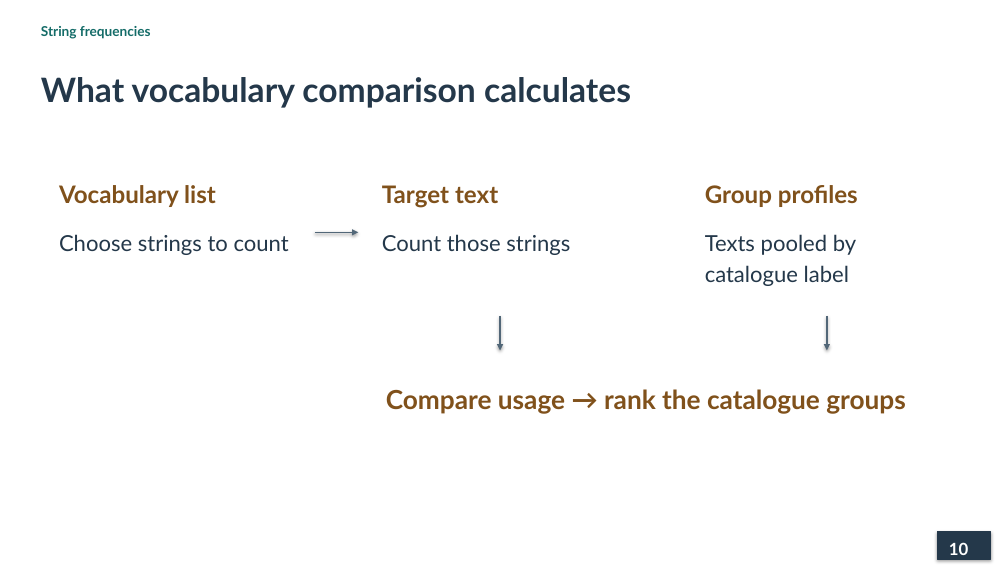
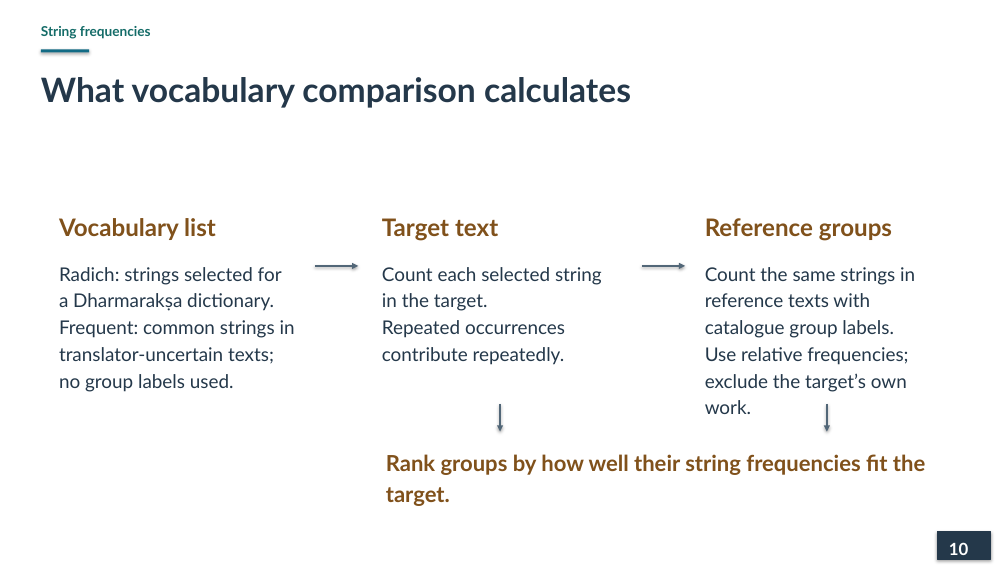
Before and after one commit to lopentu/cohort, a slide deck: slide 10 of docs/presentation/cohort-pnc-2026-main.pptx. Drawn at 1008x567 pixels with LibreOffice and Linux fonts; fonts in the diff are those of the drawing. Boxes give left, top, right and bottom in pixels: in the first picture for what was removed or moved away, otherwise in the second. Text is boxed around its words. In the diff, an @@ line names an element or a change of style, - is before the commit and + after.

Commit message:
Explain vocabulary selection and reference scoring on slide ten

```diff
--- a/docs/presentation/cohort-pnc-2026-main.pptx
+++ b/docs/presentation/cohort-pnc-2026-main.pptx
@@ rectangle added at bbox=[41, 49, 89, 52], fill #126B85 @@
@@ text at bbox=[705, 218, 892, 241]: text changed @@
-Group profiles
+Reference groups
@@ text at bbox=[59, 267, 295, 392]: text changed; size 21 to 18 pt @@
-Choose strings to count
+Radich: strings selected for a Dharmarakṣa dictionary.
+Frequent: common strings in translator-uncertain texts; no group labels used.
@@ 2 texts, 1 arrow: place and size @@
-2 texts, 1 arrow at bbox=[59, 185, 498, 232]
+2 texts, 1 arrow at bbox=[59, 218, 498, 266]
@@ text at bbox=[382, 267, 602, 365]: text changed; size 21 to 18 pt @@
-Count those strings
+Count each selected string in the target.
+Repeated occurrences contribute repeatedly.
@@ arrow added from (642, 266) to (685, 266), #526778 1.5 pt @@
@@ text at bbox=[705, 267, 915, 414]: text changed; size 21 to 18 pt @@
-Texts pooled by
-catalogue label
+Count the same strings in reference texts with catalogue group labels.
+Use relative frequencies; exclude the target’s own work.
@@ arrow moved from (500, 316) - (500, 351) to (500, 404) - (500, 432) @@
@@ arrow moved from (827, 316) - (827, 351) to (827, 404) - (827, 432) @@
@@ text at bbox=[386, 454, 925, 506]: text changed; size 25 to 21 pt @@
-Compare usage → rank the catalogue groups
+Rank groups by how well their string frequencies fit the target.
```
Also in this commit, not shown: 19 other slides changed, 1 other file.
